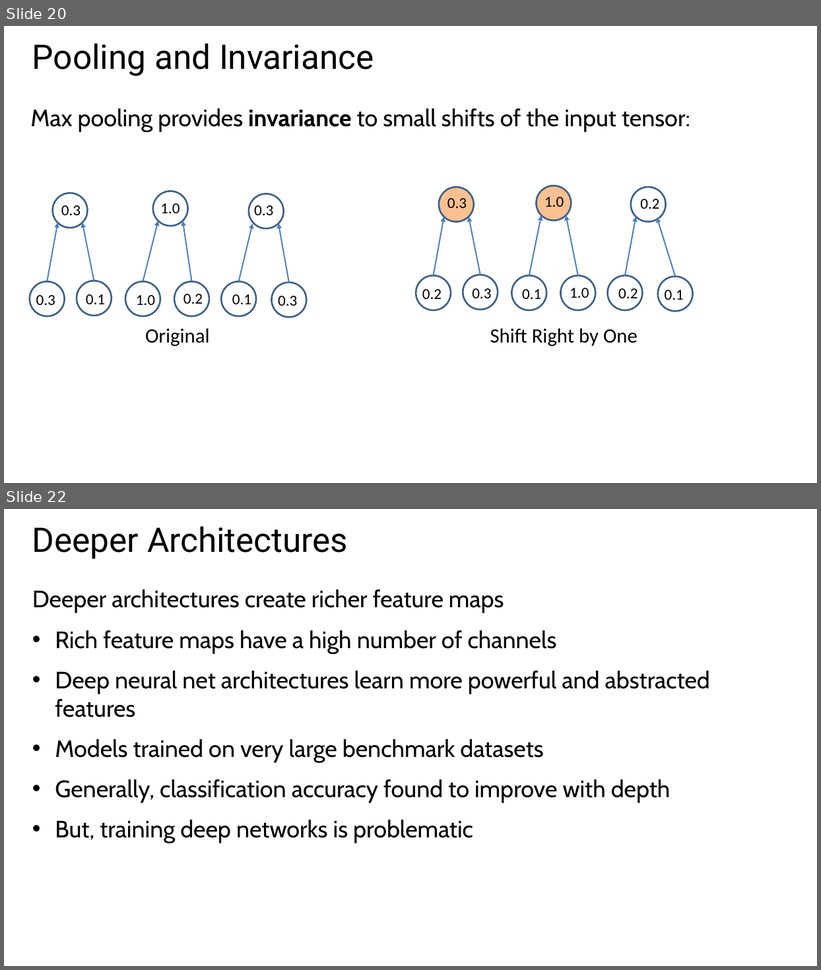
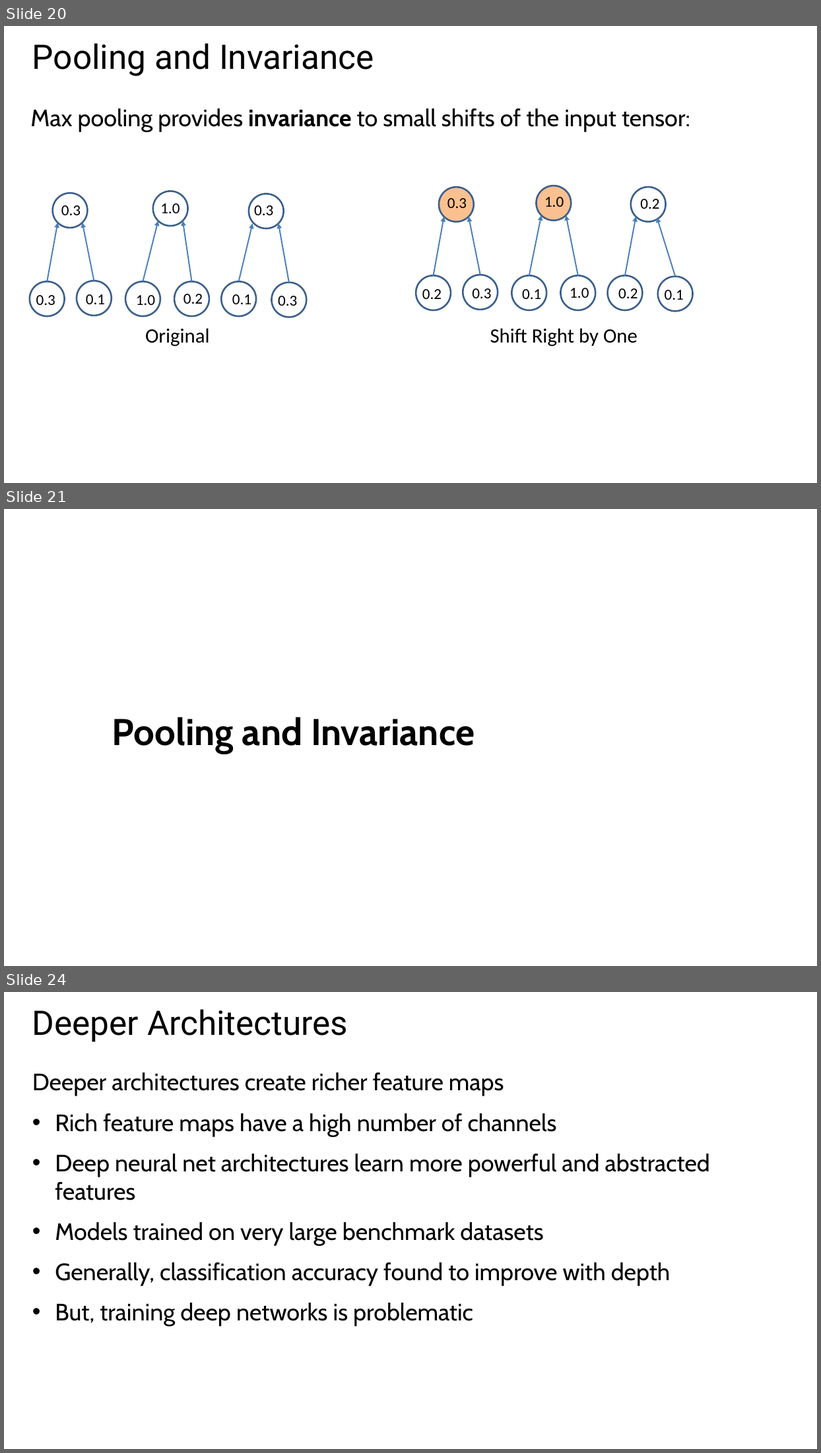
Before and after one commit to StephenElston/CSCI-E25, a slide deck: Slides/6_ConvolutionalNNs.pptx. Shown one above the other, each under a label of ours: slides 20 and 22 before the commit, slides 20, 21 and 24 after it; the slides between them are not shown. The pictures are 821x970 and 821x1453 pixels, drawn with LibreOffice and Linux fonts; fonts in the diff are those of the drawing. Boxes give left, top, right and bottom in pixels: in the first picture for what was removed or moved away, otherwise in the second. Text is boxed around its words. In the diff, an @@ line names an element or a change of style, - is before the commit and + after.

```diff
--- a/Slides/6_ConvolutionalNNs.pptx
+++ b/Slides/6_ConvolutionalNNs.pptx
@@ slide 21 added at (4,509,817,966), background #FFFFFF @@
@@ subtitle added at (112,717,475,754), 44 pt, text #000000, bold @@
+Pooling and Invariance
@@ what was slide 22 is now slide 24 @@
```
Also in this commit, not shown: 3 slides changed, 2 other slides added, 1 slide removed.
